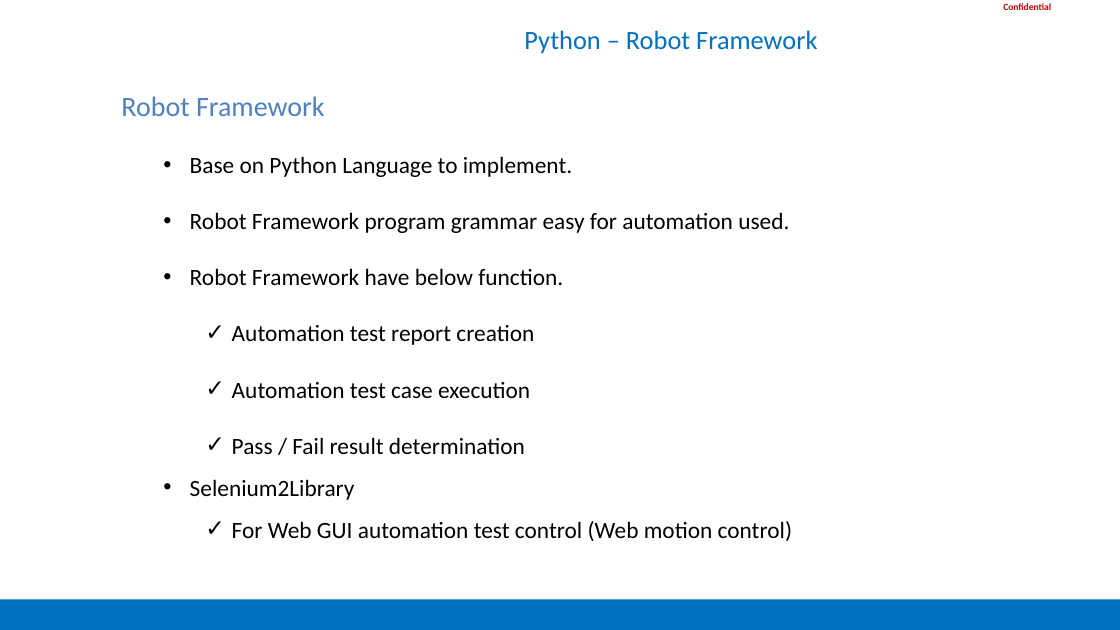
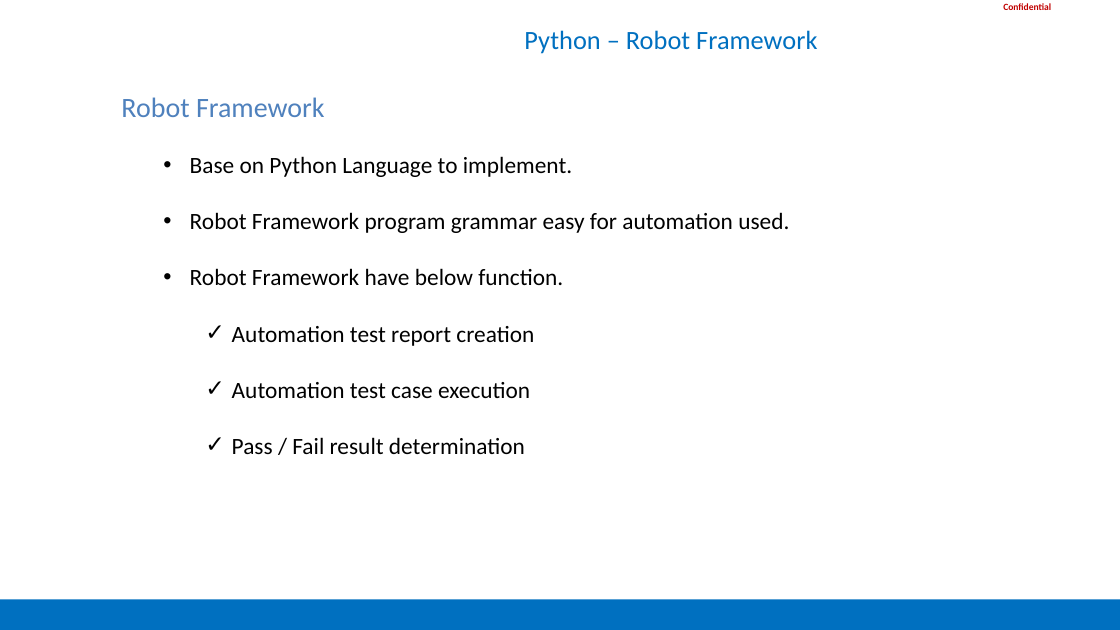
Before and after one commit to DavidChu0424/PythonIntroduction, a slide deck: slide 3 of Robot Framework Introduction.pptx. Drawn at 1120x630 pixels with LibreOffice and Linux fonts; fonts in the diff are those of the drawing; background and template pictures are left out. Boxes give left, top, right and bottom in pixels: in the first picture for what was removed or moved away, otherwise in the second. Text is boxed around its words. In the diff, an @@ line names an element or a change of style, - is before the commit and + after.

```diff
--- a/Robot Framework Introduction.pptx
+++ b/Robot Framework Introduction.pptx
@@ text at <box>190,479,792,541</box>: paragraphs removed @@
-  • Selenium2Library
-    ✓ For Web GUI automation test control (Web motion control)
```
